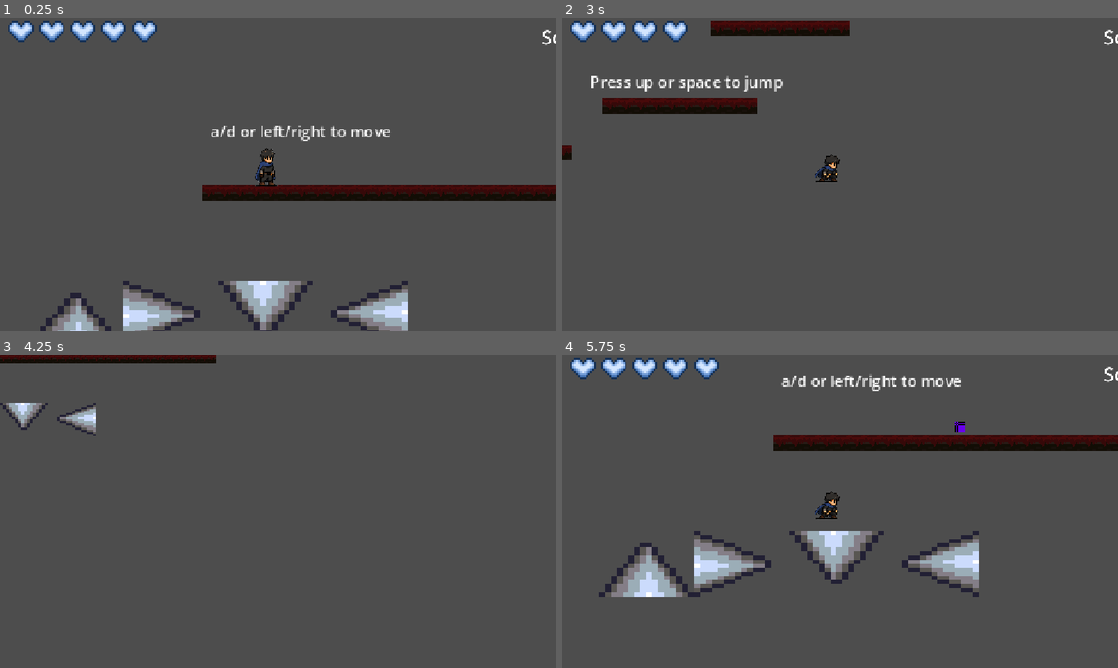
Above: before the commit, frames 1-4 (two rows, left to right).
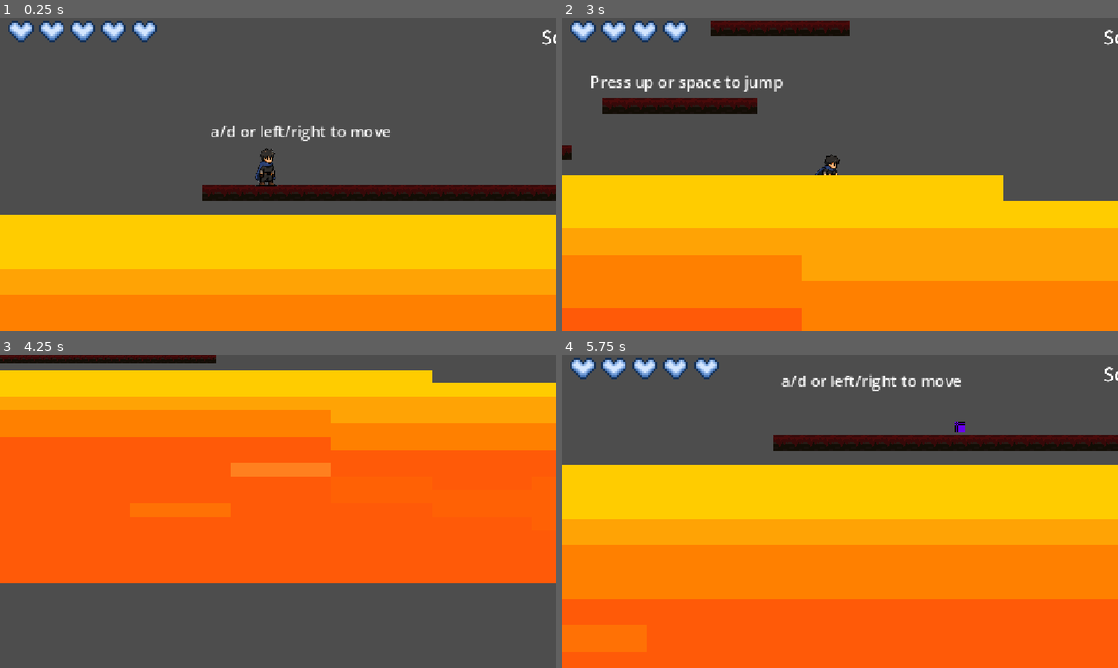
Above: after the commit, the same moments.

Repository: Riel-21/Godot-Game-Project-TCC
Game: Godot game, scene res://Scenes/tutorial.tscn
The game is run twice, just before and just after one commit, with the same random seed, the same clock (stepped at 60 frames per second) and the same inputs. The engine's default icon, where the game draws it, is replaced by a stand-in: a white triangle on a blue panel in a dark square.
Inputs (mouse positions are in pixels of both pictures, inside the frame that each line leads up to):
- Up to frame 1 (0.25 s): no input
- Up to frame 2 (3 s): tap C (dash) at 0.5, 1.25, 1.35, 2, 2.75 s; move the mouse to (962, 158) at 0.52 s; hold Right (ui_right) 0.53-2.03 s; tap Q (attack) at 0.6 s; tap Space (jump) at 0.77, 1.52 s; move the mouse to (728, 190) at 1.27 s; move the mouse to (895, 105) at 2.02 s; hold Left (ui_left) 2.03-2.78 s; hold Right mouse button (shoot) 2.03-2.78 s; move the mouse to (812, 237) at 2.77 s; hold Right (ui_right) from 2.78 s (still down); tap F (toggle attack mode) at 2.85 s
- Up to frame 3 (4.25 s): keep holding Right (ui_right); tap Space (jump) at 3.02, 3.77 s; tap C (dash) at 3.5 s; move the mouse to (444, 558) at 3.52 s; tap Q (attack) at 3.6 s
- Up to frame 4 (5.75 s): tap C (dash) at 4.25, 4.35 s; move the mouse to (673, 464) at 4.27 s; release Right (ui_right) at 4.28 s; hold Left (ui_left) 4.28-5.03 s; tap Space (jump) at 4.52 s; move the mouse to (867, 511) at 5.02 s; hold Right (ui_right) from 5.03 s (still down); hold Right mouse button (shoot) from 5.03 s (still down)

The runs differ from the first frame. In frame 1, 37% of the frame differs, in the area x 0-100%, y 62-100%; in frame 2, 48%; in frame 3, 67%, in the area x 0-100%, y 4-73%; in frame 4, 65%.

Commit message:
the_lava and spikes were adusted

Diff:
--- a/Scenes/castle_scene.tscn
+++ b/Scenes/castle_scene.tscn
@@ -306,47 +306,47 @@
 position = Vector2(171, -2898)
 
 [connection signal="body_entered" from="TileMapLayer/minikillzone" to="TileMapLayer/minikillzone" method="_on_body_entered"]
-[connection signal="body_entered" from="TileMapLayer/@Area2D@26423" to="TileMapLayer/@Area2D@26423" method="_on_body_entered"]
-[connection signal="body_entered" from="TileMapLayer/@Area2D@26424" to="TileMapLayer/@Area2D@26424" method="_on_body_entered"]
-[connection signal="body_entered" from="TileMapLayer/@Area2D@26425" to="TileMapLayer/@Area2D@26425" method="_on_body_entered"]
-[connection signal="body_entered" from="TileMapLayer/@Area2D@26426" to="TileMapLayer/@Area2D@26426" method="_on_body_entered"]
-[connection signal="body_entered" from="TileMapLayer/@Area2D@26427" to="TileMapLayer/@Area2D@26427" method="_on_body_entered"]
-[connection signal="body_entered" from="TileMapLayer/@Area2D@26428" to="TileMapLayer/@Area2D@26428" method="_on_body_entered"]
-[connection signal="body_entered" from="TileMapLayer/@Area2D@26429" to="TileMapLayer/@Area2D@26429" method="_on_body_entered"]
-[connection signal="body_entered" from="TileMapLayer/@Area2D@26430" to="TileMapLayer/@Area2D@26430" method="_on_body_entered"]
-[connection signal="body_entered" from="TileMapLayer/@Area2D@26431" to="TileMapLayer/@Area2D@26431" method="_on_body_entered"]
-[connection signal="body_entered" from="TileMapLayer/@Area2D@26432" to="TileMapLayer/@Area2D@26432" method="_on_body_entered"]
-[connection signal="body_entered" from="TileMapLayer/@Area2D@26433" to="TileMapLayer/@Area2D@26433" method="_on_body_entered"]
-[connection signal="body_entered" from="TileMapLayer/@Area2D@26434" to="TileMapLayer/@Area2D@26434" method="_on_body_entered"]
-[connection signal="body_entered" from="TileMapLayer/@Area2D@26435" to="TileMapLayer/@Area2D@26435" method="_on_body_entered"]
-[connection signal="body_entered" from="TileMapLayer/@Area2D@26436" to="TileMapLayer/@Area2D@26436" method="_on_body_entered"]
-[connection signal="body_entered" from="TileMapLayer/@Area2D@26437" to="TileMapLayer/@Area2D@26437" method="_on_body_entered"]
-[connection signal="body_entered" from="TileMapLayer/@Area2D@26438" to="TileMapLayer/@Area2D@26438" method="_on_body_entered"]
-[connection signal="body_entered" from="TileMapLayer/@Area2D@26439" to="TileMapLayer/@Area2D@26439" method="_on_body_entered"]
-[connection signal="body_entered" from="TileMapLayer/@Area2D@26440" to="TileMapLayer/@Area2D@26440" method="_on_body_entered"]
-[connection signal="body_entered" from="TileMapLayer/@Area2D@26441" to="TileMapLayer/@Area2D@26441" method="_on_body_entered"]
-[connection signal="body_entered" from="TileMapLayer/@Area2D@26442" to="TileMapLayer/@Area2D@26442" method="_on_body_entered"]
-[connection signal="body_entered" from="TileMapLayer/@Area2D@26443" to="TileMapLayer/@Area2D@26443" method="_on_body_entered"]
-[connection signal="body_entered" from="TileMapLayer/@Area2D@26444" to="TileMapLayer/@Area2D@26444" method="_on_body_entered"]
-[connection signal="body_entered" from="TileMapLayer/@Area2D@26445" to="TileMapLayer/@Area2D@26445" method="_on_body_entered"]
-[connection signal="body_entered" from="TileMapLayer/@Area2D@26446" to="TileMapLayer/@Area2D@26446" method="_on_body_entered"]
-[connection signal="body_entered" from="TileMapLayer/@Area2D@26447" to="TileMapLayer/@Area2D@26447" method="_on_body_entered"]
-[connection signal="body_entered" from="TileMapLayer/@Area2D@26448" to="TileMapLayer/@Area2D@26448" method="_on_body_entered"]
-[connection signal="body_entered" from="TileMapLayer/@Area2D@26449" to="TileMapLayer/@Area2D@26449" method="_on_body_entered"]
-[connection signal="body_entered" from="TileMapLayer/@Area2D@26450" to="TileMapLayer/@Area2D@26450" method="_on_body_entered"]
-[connection signal="body_entered" from="TileMapLayer/@Area2D@26451" to="TileMapLayer/@Area2D@26451" method="_on_body_entered"]
-[connection signal="body_entered" from="TileMapLayer/@Area2D@26452" to="TileMapLayer/@Area2D@26452" method="_on_body_entered"]
-[connection signal="body_entered" from="TileMapLayer/@Area2D@26453" to="TileMapLayer/@Area2D@26453" method="_on_body_entered"]
-[connection signal="body_entered" from="TileMapLayer/@Area2D@26454" to="TileMapLayer/@Area2D@26454" method="_on_body_entered"]
-[connection signal="body_entered" from="TileMapLayer/@Area2D@26455" to="TileMapLayer/@Area2D@26455" method="_on_body_entered"]
-[connection signal="body_entered" from="TileMapLayer/@Area2D@26456" to="TileMapLayer/@Area2D@26456" method="_on_body_entered"]
-[connection signal="body_entered" from="TileMapLayer/@Area2D@26457" to="TileMapLayer/@Area2D@26457" method="_on_body_entered"]
-[connection signal="body_entered" from="TileMapLayer/@Area2D@26458" to="TileMapLayer/@Area2D@26458" method="_on_body_entered"]
-[connection signal="body_entered" from="TileMapLayer/@Area2D@26459" to="TileMapLayer/@Area2D@26459" method="_on_body_entered"]
-[connection signal="body_entered" from="TileMapLayer/@Area2D@26460" to="TileMapLayer/@Area2D@26460" method="_on_body_entered"]
-[connection signal="body_entered" from="TileMapLayer/@Area2D@26461" to="TileMapLayer/@Area2D@26461" method="_on_body_entered"]
-[connection signal="body_entered" from="TileMapLayer/@Area2D@26462" to="TileMapLayer/@Area2D@26462" method="_on_body_entered"]
-[connection signal="body_entered" from="TileMapLayer/@Area2D@26463" to="TileMapLayer/@Area2D@26463" method="_on_body_entered"]
-[connection signal="body_entered" from="TileMapLayer/@Area2D@26464" to="TileMapLayer/@Area2D@26464" method="_on_body_entered"]
-[connection signal="body_entered" from="TileMapLayer/@Area2D@26465" to="TileMapLayer/@Area2D@26465" method="_on_body_entered"]
+[connection signal="body_entered" from="TileMapLayer/@Area2D@98700" to="TileMapLayer/@Area2D@98700" method="_on_body_entered"]
+[connection signal="body_entered" from="TileMapLayer/@Area2D@98701" to="TileMapLayer/@Area2D@98701" method="_on_body_entered"]
+[connection signal="body_entered" from="TileMapLayer/@Area2D@98702" to="TileMapLayer/@Area2D@98702" method="_on_body_entered"]
+[connection signal="body_entered" from="TileMapLayer/@Area2D@98703" to="TileMapLayer/@Area2D@98703" method="_on_body_entered"]
+[connection signal="body_entered" from="TileMapLayer/@Area2D@98704" to="TileMapLayer/@Area2D@98704" method="_on_body_entered"]
+[connection signal="body_entered" from="TileMapLayer/@Area2D@98705" to="TileMapLayer/@Area2D@98705" method="_on_body_entered"]
+[connection signal="body_entered" from="TileMapLayer/@Area2D@98706" to="TileMapLayer/@Area2D@98706" method="_on_body_entered"]
+[connection signal="body_entered" from="TileMapLayer/@Area2D@98707" to="TileMapLayer/@Area2D@98707" method="_on_body_entered"]
+[connection signal="body_entered" from="TileMapLayer/@Area2D@98708" to="TileMapLayer/@Area2D@98708" method="_on_body_entered"]
+[connection signal="body_entered" from="TileMapLayer/@Area2D@98709" to="TileMapLayer/@Area2D@98709" method="_on_body_entered"]
+[connection signal="body_entered" from="TileMapLayer/@Area2D@98710" to="TileMapLayer/@Area2D@98710" method="_on_body_entered"]
+[connection signal="body_entered" from="TileMapLayer/@Area2D@98711" to="TileMapLayer/@Area2D@98711" method="_on_body_entered"]
+[connection signal="body_entered" from="TileMapLayer/@Area2D@98712" to="TileMapLayer/@Area2D@98712" method="_on_body_entered"]
+[connection signal="body_entered" from="TileMapLayer/@Area2D@98713" to="TileMapLayer/@Area2D@98713" method="_on_body_entered"]
+[connection signal="body_entered" from="TileMapLayer/@Area2D@98714" to="TileMapLayer/@Area2D@98714" method="_on_body_entered"]
+[connection signal="body_entered" from="TileMapLayer/@Area2D@98715" to="TileMapLayer/@Area2D@98715" method="_on_body_entered"]
+[connection signal="body_entered" from="TileMapLayer/@Area2D@98716" to="TileMapLayer/@Area2D@98716" method="_on_body_entered"]
+[connection signal="body_entered" from="TileMapLayer/@Area2D@98717" to="TileMapLayer/@Area2D@98717" method="_on_body_entered"]
+[connection signal="body_entered" from="TileMapLayer/@Area2D@98718" to="TileMapLayer/@Area2D@98718" method="_on_body_entered"]
+[connection signal="body_entered" from="TileMapLayer/@Area2D@98719" to="TileMapLayer/@Area2D@98719" method="_on_body_entered"]
+[connection signal="body_entered" from="TileMapLayer/@Area2D@98720" to="TileMapLayer/@Area2D@98720" method="_on_body_entered"]
+[connection signal="body_entered" from="TileMapLayer/@Area2D@98721" to="TileMapLayer/@Area2D@98721" method="_on_body_entered"]
+[connection signal="body_entered" from="TileMapLayer/@Area2D@98722" to="TileMapLayer/@Area2D@98722" method="_on_body_entered"]
+[connection signal="body_entered" from="TileMapLayer/@Area2D@98723" to="TileMapLayer/@Area2D@98723" method="_on_body_entered"]
+[connection signal="body_entered" from="TileMapLayer/@Area2D@98724" to="TileMapLayer/@Area2D@98724" method="_on_body_entered"]
+[connection signal="body_entered" from="TileMapLayer/@Area2D@98725" to="TileMapLayer/@Area2D@98725" method="_on_body_entered"]
+[connection signal="body_entered" from="TileMapLayer/@Area2D@98726" to="TileMapLayer/@Area2D@98726" method="_on_body_entered"]
+[connection signal="body_entered" from="TileMapLayer/@Area2D@98727" to="TileMapLayer/@Area2D@98727" method="_on_body_entered"]
+[connection signal="body_entered" from="TileMapLayer/@Area2D@98728" to="TileMapLayer/@Area2D@98728" method="_on_body_entered"]
+[connection signal="body_entered" from="TileMapLayer/@Area2D@98729" to="TileMapLayer/@Area2D@98729" method="_on_body_entered"]
+[connection signal="body_entered" from="TileMapLayer/@Area2D@98730" to="TileMapLayer/@Area2D@98730" method="_on_body_entered"]
+[connection signal="body_entered" from="TileMapLayer/@Area2D@98731" to="TileMapLayer/@Area2D@98731" method="_on_body_entered"]
+[connection signal="body_entered" from="TileMapLayer/@Area2D@98732" to="TileMapLayer/@Area2D@98732" method="_on_body_entered"]
+[connection signal="body_entered" from="TileMapLayer/@Area2D@98733" to="TileMapLayer/@Area2D@98733" method="_on_body_entered"]
+[connection signal="body_entered" from="TileMapLayer/@Area2D@98734" to="TileMapLayer/@Area2D@98734" method="_on_body_entered"]
+[connection signal="body_entered" from="TileMapLayer/@Area2D@98735" to="TileMapLayer/@Area2D@98735" method="_on_body_entered"]
+[connection signal="body_entered" from="TileMapLayer/@Area2D@98736" to="TileMapLayer/@Area2D@98736" method="_on_body_entered"]
+[connection signal="body_entered" from="TileMapLayer/@Area2D@98737" to="TileMapLayer/@Area2D@98737" method="_on_body_entered"]
+[connection signal="body_entered" from="TileMapLayer/@Area2D@98738" to="TileMapLayer/@Area2D@98738" method="_on_body_entered"]
+[connection signal="body_entered" from="TileMapLayer/@Area2D@98739" to="TileMapLayer/@Area2D@98739" method="_on_body_entered"]
+[connection signal="body_entered" from="TileMapLayer/@Area2D@98740" to="TileMapLayer/@Area2D@98740" method="_on_body_entered"]
+[connection signal="body_entered" from="TileMapLayer/@Area2D@98741" to="TileMapLayer/@Area2D@98741" method="_on_body_entered"]
+[connection signal="body_entered" from="TileMapLayer/@Area2D@98742" to="TileMapLayer/@Area2D@98742" method="_on_body_entered"]
 [connection signal="body_entered" from="changesceneboss" to="." method="_on_changesceneboss_body_entered"]
--- a/Scenes/killzone.tscn
+++ b/Scenes/killzone.tscn
@@ -1,7 +1,7 @@
 [gd_scene format=3 uid="uid://bc536g4khdffx"]
 
-[ext_resource type="Script" uid="uid://tl4qokb4jqcu" path="res://scripts/killzone.gd" id="1_kl8fp"]
-[ext_resource type="Texture2D" uid="uid://12vtxvgqqyjv" path="res://PNG with Gemini/16-bit-spike-Sheet.png" id="2_j2mit"]
+[ext_resource type="Script" uid="uid://tl4qokb4jqcu" path="res://Scripts/scripts/killzone.gd" id="1_kl8fp"]
+[ext_resource type="Texture2D" uid="uid://n854lv3de5sk" path="res://Assets/sprites/PNG with Gemini/NicePng_lava-png_2334439.png" id="2_iyfga"]
 
 [sub_resource type="WorldBoundaryShape2D" id="WorldBoundaryShape2D_js80x"]
 
@@ -9,9 +9,9 @@
 script = ExtResource("1_kl8fp")
 
 [node name="Sprite2D" type="Sprite2D" parent="." unique_id=2134494229]
-position = Vector2(1.0000076, 26)
-scale = Vector2(6.1562505, 4.25)
-texture = ExtResource("2_j2mit")
+position = Vector2(165.99976, 144.99998)
+scale = Vector2(20.816, 2.7625003)
+texture = ExtResource("2_iyfga")
 
 [node name="CollisionShape2D" type="CollisionShape2D" parent="." unique_id=643010778]
 shape = SubResource("WorldBoundaryShape2D_js80x")
--- a/Scenes/minikillzone.tscn
+++ b/Scenes/minikillzone.tscn
@@ -1,16 +1,16 @@
 [gd_scene format=3 uid="uid://bqsoit6136h5p"]
 
-[ext_resource type="Texture2D" uid="uid://12vtxvgqqyjv" path="res://PNG with Gemini/16-bit-spike-Sheet.png" id="1_0np3j"]
-[ext_resource type="Script" uid="uid://bfkwnbr3k5wyr" path="res://scripts/minikillzone.gd" id="1_7aeuu"]
+[ext_resource type="Texture2D" uid="uid://12vtxvgqqyjv" path="res://Assets/sprites/PNG with Gemini/16-bit-spike-Sheet.png" id="1_0np3j"]
+[ext_resource type="Script" uid="uid://bfkwnbr3k5wyr" path="res://Scripts/scripts/minikillzone.gd" id="1_7aeuu"]
 
 [sub_resource type="RectangleShape2D" id="RectangleShape2D_js80x"]
-size = Vector2(16, 13)
+size = Vector2(13, 16)
 
 [node name="minikillzone" type="Area2D" unique_id=776101524]
 script = ExtResource("1_7aeuu")
 
 [node name="CollisionShape2D" type="CollisionShape2D" parent="." unique_id=564786266]
-position = Vector2(0, 1.5)
+position = Vector2(-1.5, 0)
 shape = SubResource("RectangleShape2D_js80x")
 
 [node name="Timer" type="Timer" parent="." unique_id=610821018]
@@ -18,6 +18,7 @@
 [node name="Sprite2D" type="Sprite2D" parent="." unique_id=252931044]
 texture = ExtResource("1_0np3j")
 hframes = 4
+frame = 1
 
 [connection signal="body_entered" from="." to="." method="_on_body_entered"]
 [connection signal="timeout" from="Timer" to="." method="_on_timer_timeout"]
Binary file added: Assets/sprites/PNG with Gemini/NicePng_lava-png_2334439.png
Not shown, added: Assets/sprites/PNG with Gemini/NicePng_lava-png_2334439.png.import
